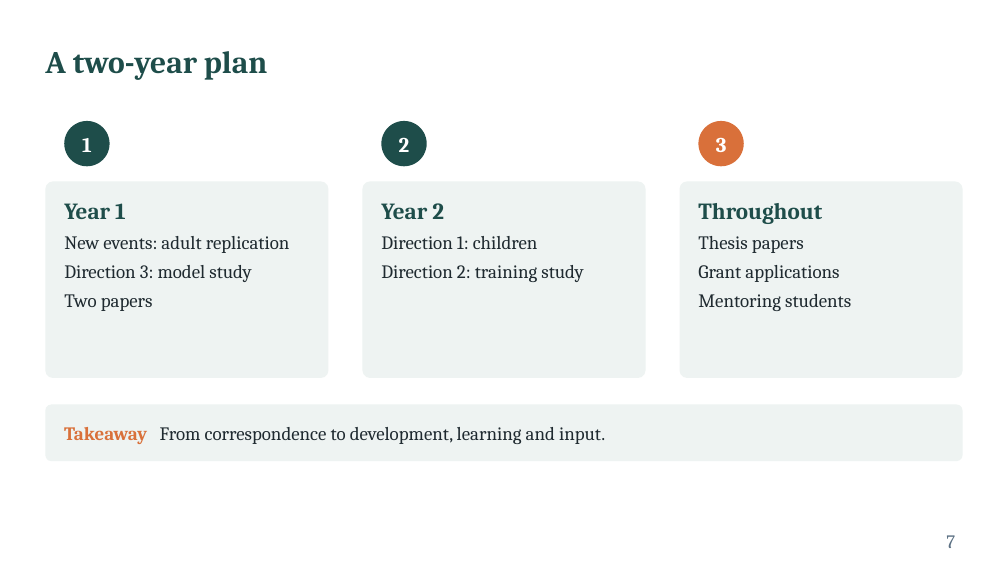
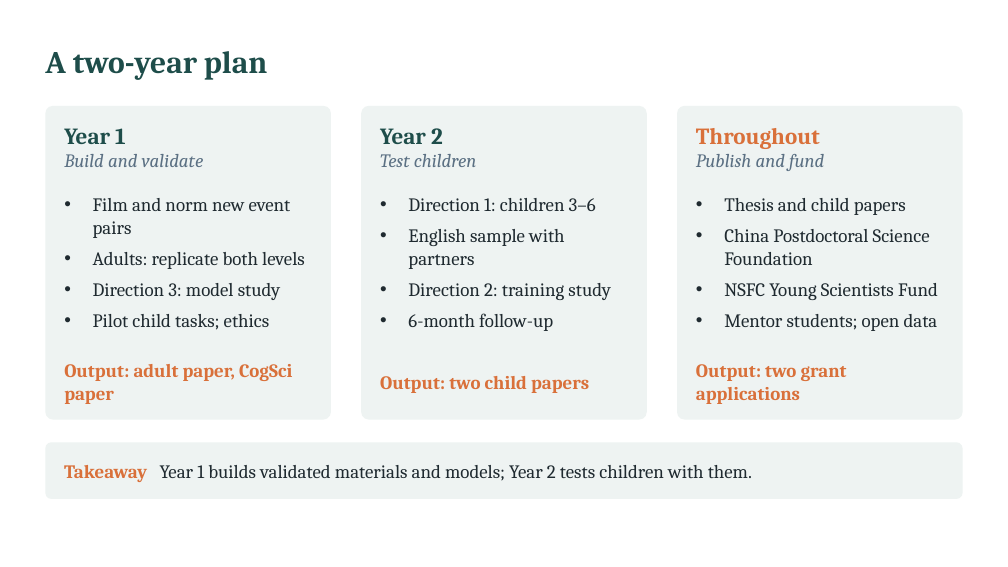
Before and after one commit to xtaoliu/claude, a slide deck: slide 7 of Liu_postdoc_interview_talk.pptx. Drawn at 1008x567 pixels with LibreOffice and Linux fonts; fonts in the diff are those of the drawing. Boxes give left, top, right and bottom in pixels: in the first picture for what was removed or moved away, otherwise in the second. Text is boxed around its words. In the diff, an @@ line names an element or a change of style, - is before the commit and + after.

```diff
--- a/Liu_postdoc_interview_talk.pptx
+++ b/Liu_postdoc_interview_talk.pptx
@@ proportions changed in 3 elements at bbox=[678, 106, 963, 420], bbox=[361, 106, 647, 420], bbox=[45, 106, 331, 420] @@
@@ rounded rectangle: place and size @@
-rounded rectangle at bbox=[45, 181, 328, 378]
+rounded rectangle at bbox=[45, 106, 331, 420]
@@ rounded rectangle: place and size @@
-rounded rectangle at bbox=[362, 181, 645, 378]
+rounded rectangle at bbox=[361, 106, 647, 420]
@@ rounded rectangle: place and size @@
-rounded rectangle at bbox=[680, 181, 963, 378]
+rounded rectangle at bbox=[678, 106, 963, 420]
@@ ellipse removed at bbox=[64, 121, 110, 166] @@
@@ text added at bbox=[64, 128, 204, 167], 18 pt, text #5B7083, italic @@
+Year 1
+Build and validate
@@ text removed at bbox=[82, 138, 92, 152] @@
-1
@@ text added at bbox=[380, 128, 477, 167], 18 pt, text #5B7083, italic @@
+Year 2
+Test children
@@ ellipse removed at bbox=[381, 121, 426, 166] @@
@@ text removed at bbox=[399, 137, 410, 152] @@
-2
@@ text added at bbox=[696, 128, 824, 171], 18 pt, text #5B7083, italic @@
+Throughout
+Publish and fund
@@ ellipse removed at bbox=[699, 121, 744, 166] @@
@@ text removed at bbox=[716, 137, 727, 152] @@
-3
@@ text at bbox=[93, 198, 305, 269]: text changed @@
-Year 1
-New events: adult replication
+• Film and norm new event pairs
+• Adults: replicate both levels
@@ text at bbox=[408, 198, 596, 269]: text changed @@
-Year 2
-Direction 1: children
+• Direction 1: children 3–6
+• English sample with partners
@@ text at bbox=[724, 198, 938, 331]: text changed @@
-Throughout
-Thesis papers
-Grant applications
-Mentoring students
+• Thesis and child papers
+• China Postdoctoral Science Foundation
+• NSFC Young Scientists Fund
+• Mentor students; open data
@@ text at bbox=[93, 283, 280, 300]: bullet none to •; more space between paragraphs @@
@@ text at bbox=[408, 283, 610, 300]: bullet none to •; more space between paragraphs @@
@@ text at bbox=[93, 314, 270, 330]: text changed @@
-Two papers
+• Pilot child tasks; ethics
@@ text at bbox=[408, 313, 553, 331]: paragraph added @@
+• 6-month follow-up
@@ text added at bbox=[64, 364, 292, 404], 18 pt, text #D9703A, bold @@
+Output: adult paper, CogSci paper
@@ text added at bbox=[380, 376, 589, 393], 18 pt, text #D9703A, bold @@
+Output: two child papers
@@ text added at bbox=[696, 364, 847, 404], 18 pt, text #D9703A, bold @@
+Output: two grant applications
@@ rounded rectangle: place and size @@
-rounded rectangle at bbox=[45, 405, 963, 461]
+rounded rectangle at bbox=[45, 442, 963, 499]
@@ text removed at bbox=[64, 427, 605, 444] @@
-Takeaway From correspondence to development, learning and input.
@@ text added at bbox=[64, 465, 752, 482], 18 pt, text #1F2A30 @@
+Takeaway Year 1 builds validated materials and models; Year 2 tests children with them.
@@ page number removed at bbox=[946, 535, 955, 548] @@
-7
```
Also in this commit, not shown: 5 other slides changed, 1 other file.
